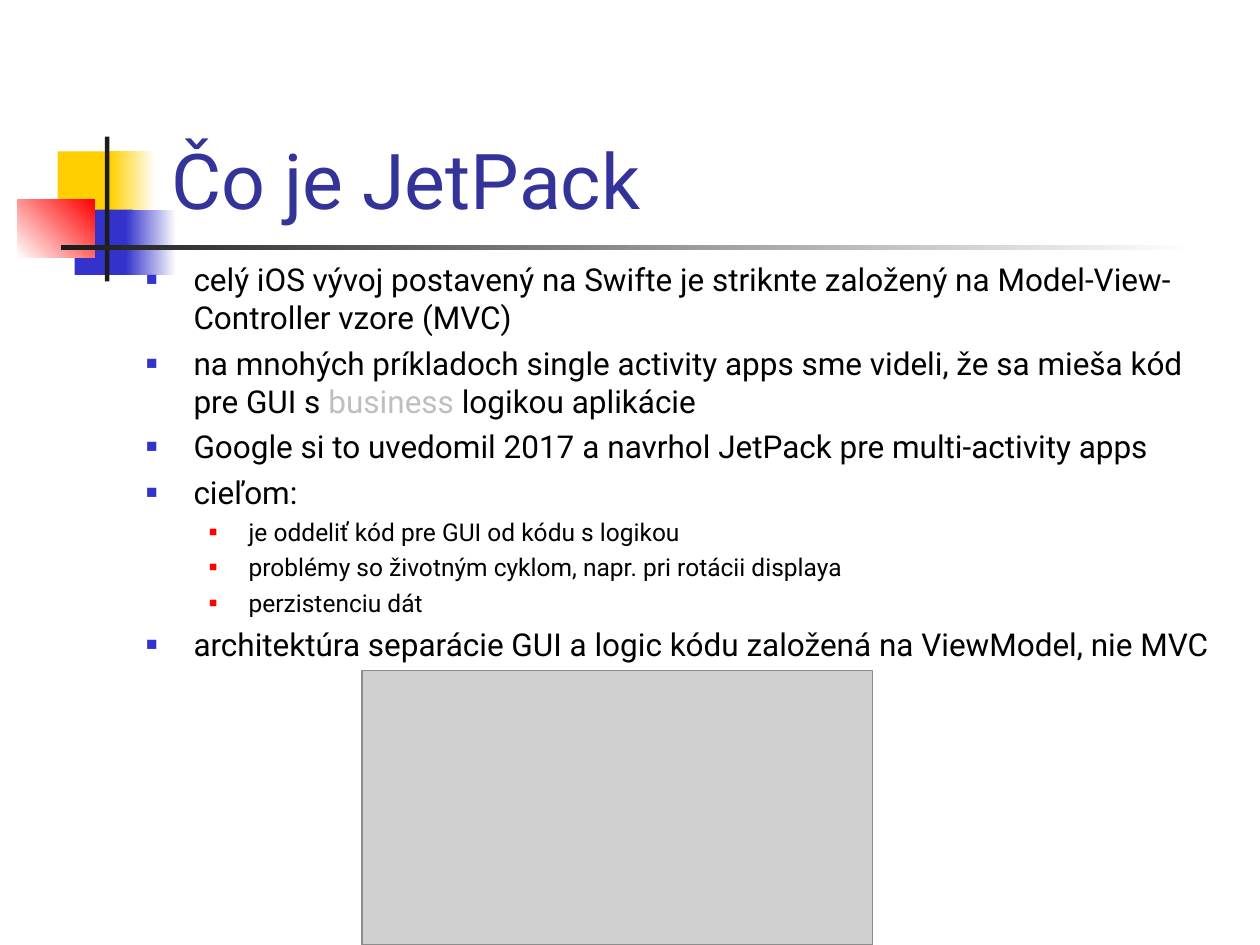
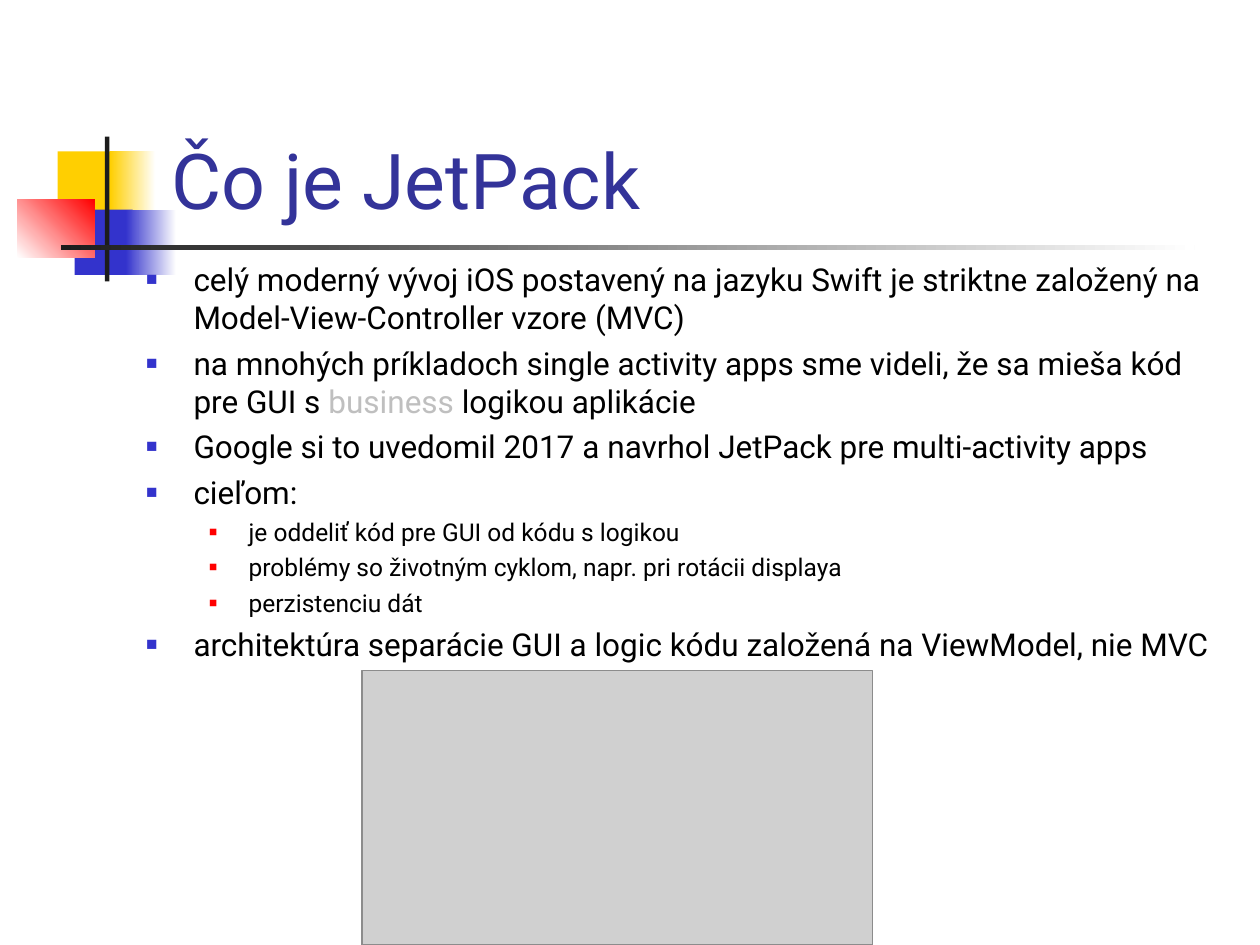
Before and after one commit to vmandro/Prednasky, a slide deck: slide 7 of 07/07_Android.ppt (slide 6 before the commit). Drawn at 1260x945 pixels with LibreOffice and Linux fonts; fonts in the diff are those of the drawing; grey boxes stand for pictures. Boxes give left, top, right and bottom in pixels: in the first picture for what was removed or moved away, otherwise in the second. Text is boxed around its words. In the diff, an @@ line names an element or a change of style, - is before the commit and + after.

```diff
--- a/07/07_Android.ppt
+++ b/07/07_Android.ppt
@@ text at bbox=[194, 267, 1200, 336]: text changed @@
-■ celý iOS vývoj postavený na Swifte je striknte založený na Model-View-Controller vzore (MVC)
+■ celý moderný vývoj iOS postavený na jazyku Swift je striktne založený na Model-View-Controller vzore (MVC)
```
Also in this commit, not shown: 15 other slides changed, 1 slide added, 4 other files.
